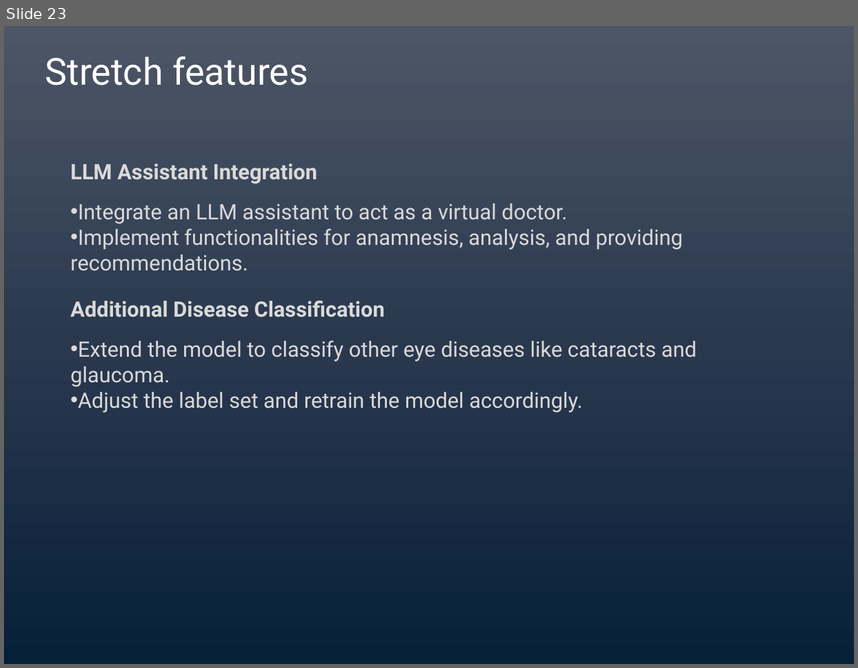
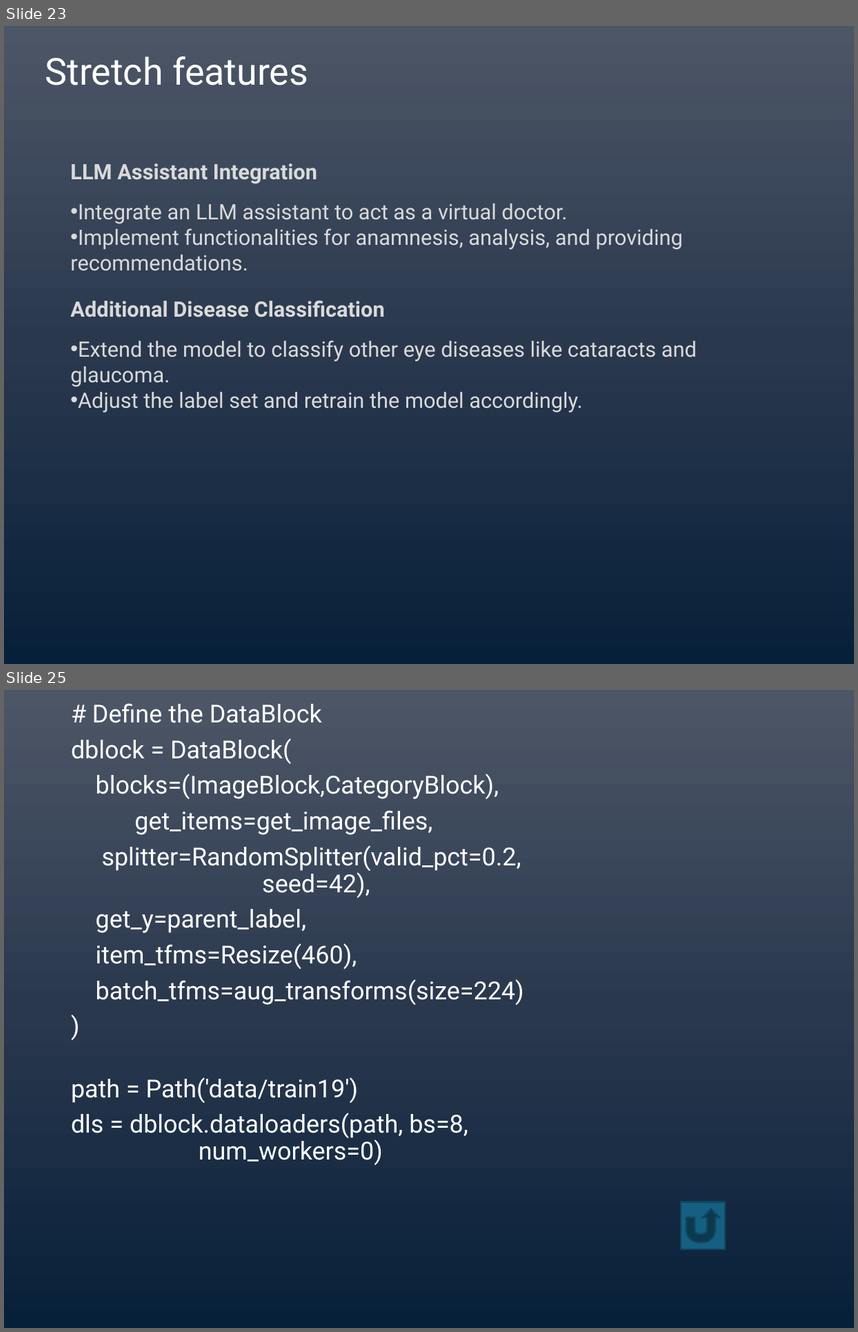
Before and after one commit to lmanov1/DL_DiabeticRetinopathyStagePrediction, a slide deck: presentation/DLStagePredictPresentation.pptx. Shown one above the other, each under a label of ours: slide 23 before the commit, slides 23 and 25 after it; the slides between them are not shown. The pictures are 858x668 and 858x1332 pixels, drawn with LibreOffice and Linux fonts; fonts in the diff are those of the drawing. Boxes give left, top, right and bottom in pixels: in the first picture for what was removed or moved away, otherwise in the second. Text is boxed around its words. In the diff, an @@ line names an element or a change of style, - is before the commit and + after.

```diff
--- a/presentation/DLStagePredictPresentation.pptx
+++ b/presentation/DLStagePredictPresentation.pptx
@@ slide 25 added at box(4, 690, 854, 1328), background gradient #4D5667 to #2B394F to #072139 @@
@@ text added at box(71, 703, 524, 1165), 21 pt, text #FFFFFF @@
+# Define the DataBlock
+dblock = DataBlock(
+blocks=(ImageBlock,CategoryBlock),
+get_items=get_image_files,
+splitter=RandomSplitter(valid_pct=0.2, seed=42),
+get_y=parent_label,
+item_tfms=Resize(460),
+batch_tfms=aug_transforms(size=224)
+)
+path = Path('data/train19')
+dls = dblock.dataloaders(path, bs=8, num_workers=0)
@@ action button return added at box(681, 1202, 725, 1250), fill #156082, outline #104760 1.5 pt @@
```
Also in this commit, not shown: 13 slides changed, 4 other slides added.
